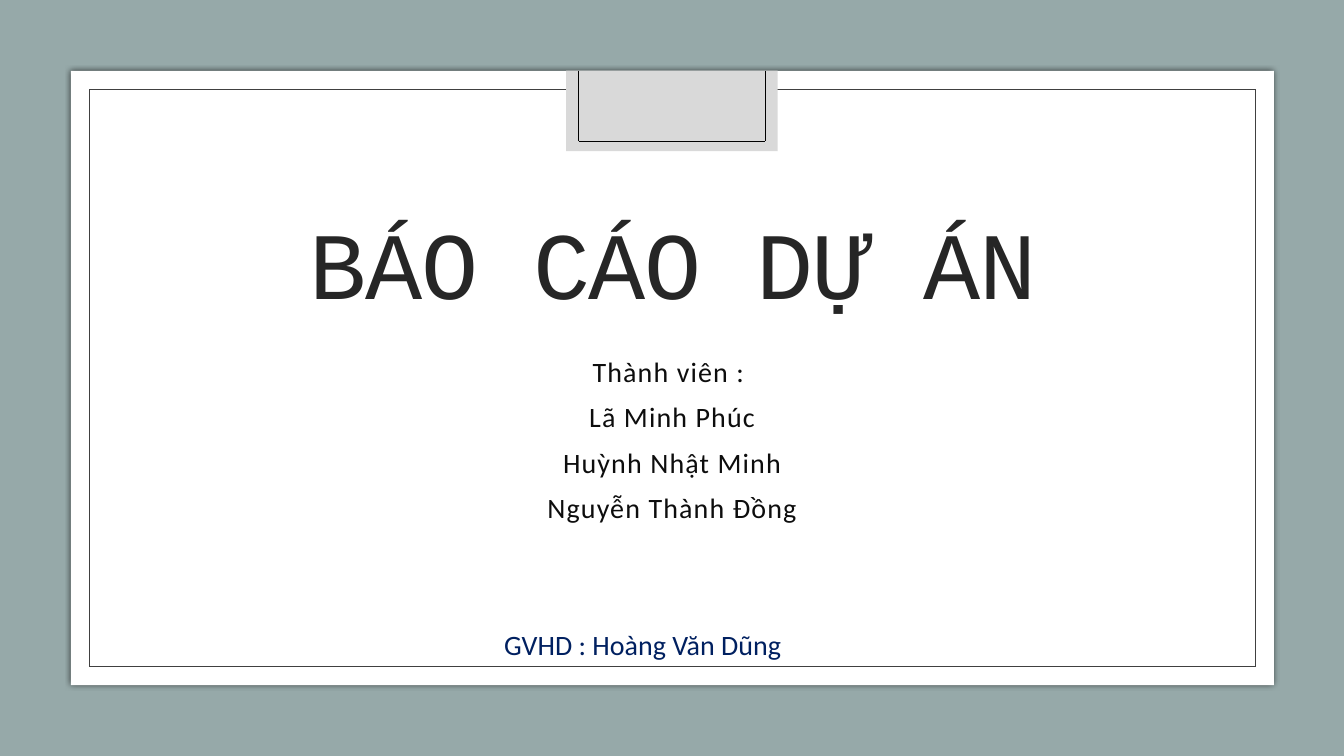
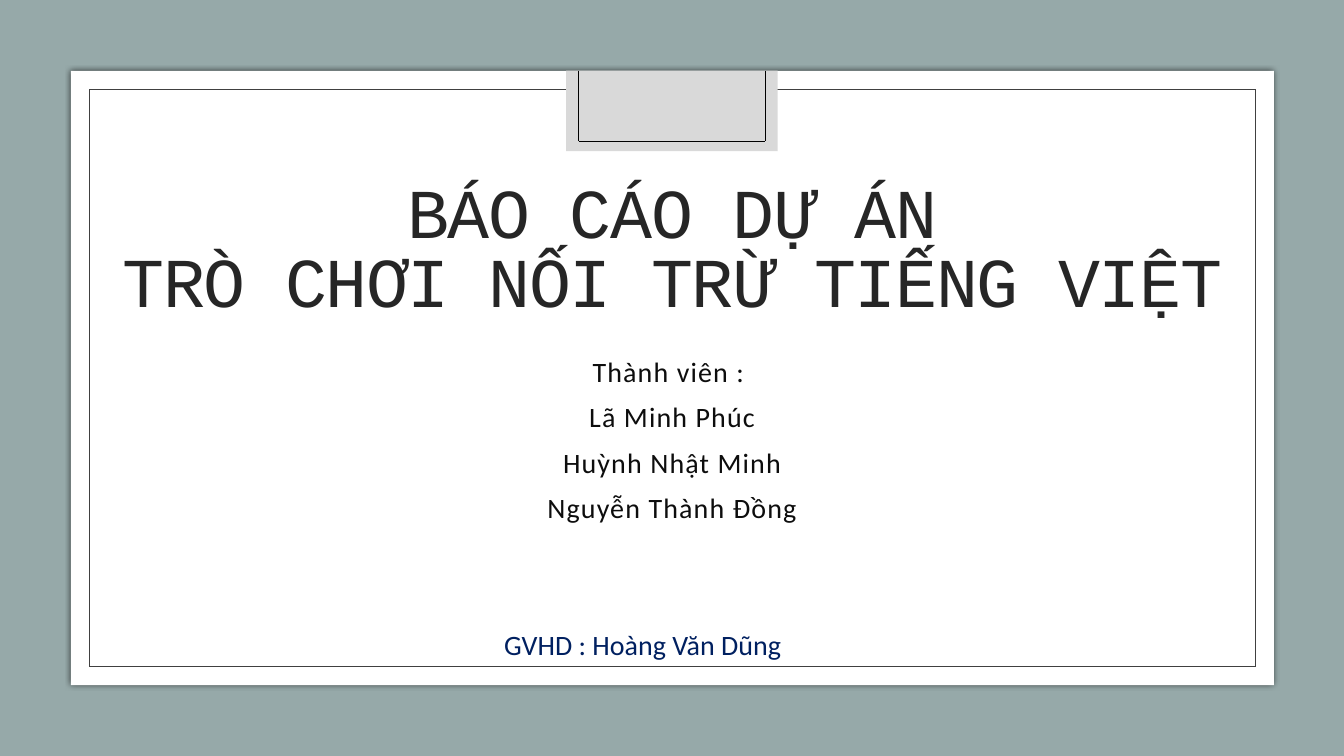
Before and after one commit to pk9r327/GameNoiTu, a slide deck: slide 1 of Báo cáo dự án - CTDL và GT.pptx. Drawn at 1344x756 pixels with LibreOffice and Linux fonts; fonts in the diff are those of the drawing. Boxes give left, top, right and bottom in pixels: in the first picture for what was removed or moved away, otherwise in the second. Text is boxed around its words. In the diff, an @@ line names an element or a change of style, - is before the commit and + after.

Commit message:
PP patch 2.0

```diff
--- a/Báo cáo dự án - CTDL và GT.pptx
+++ b/Báo cáo dự án - CTDL và GT.pptx
@@ title at [123, 187, 1222, 318]: text changed; size 68 to 50 pt @@
-BÁO CÁO DỰ ÁN
+BÁO CÁO DỰ ÁN
+TRÒ CHƠI NỐI TRỪ TIẾNG VIỆT
```
